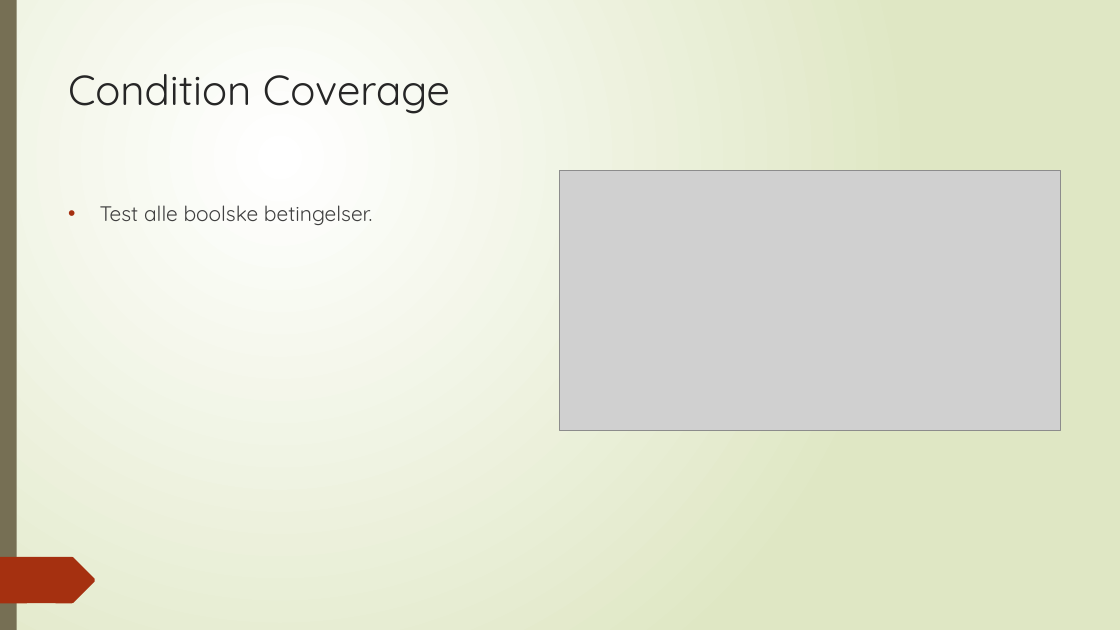
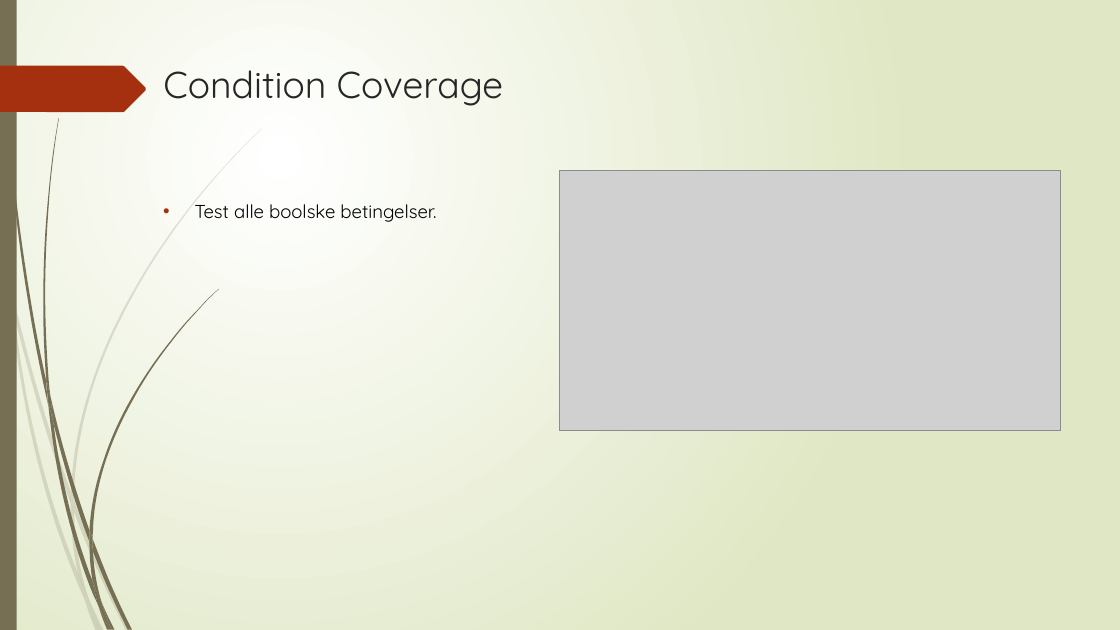
Before and after one commit to andr4376/ProgramEzamn, a slide deck: slide 10 of test og kvalitetssikring/TestOgKvalitetssikringEksamen.pptx (slide 9 before the commit). Drawn at 1120x630 pixels with LibreOffice and Linux fonts; fonts in the diff are those of the drawing; grey boxes stand for pictures. Boxes give left, top, right and bottom in pixels: in the first picture for what was removed or moved away, otherwise in the second. Text is boxed around its words. In the diff, an @@ line names an element or a change of style, - is before the commit and + after.

```diff
--- a/test og kvalitetssikring/TestOgKvalitetssikringEksamen.pptx
+++ b/test og kvalitetssikring/TestOgKvalitetssikringEksamen.pptx
@@ rectangle removed at (x1=0, y1=0, x2=1120, y2=630) @@
@@ rectangle removed at (x1=0, y1=0, x2=17, y2=630) @@
@@ rectangle added at (x1=0, y1=0, x2=17, y2=630), fill #766F54 @@
@@ title "Condition Coverage" moved from (x1=68, y1=74, x2=450, y2=114) to (x1=163, y1=70, x2=503, y2=106) @@
@@ title "Condition Coverage" at (x1=163, y1=70, x2=503, y2=106): size 36 to 32 pt @@
@@ text "Test alle boolske betingelser." moved from (x1=100, y1=205, x2=372, y2=225) to (x1=195, y1=204, x2=436, y2=222) @@
@@ text "Test alle boolske betingelser." at (x1=195, y1=204, x2=436, y2=222): size 18 to 16 pt, text colour #404040 to #000000 @@
@@ freeform shape removed at (x1=0, y1=557, x2=96, y2=603) @@
```
Also in this commit, not shown: 1 other slide changed, 1 slide added, 17 other files.
